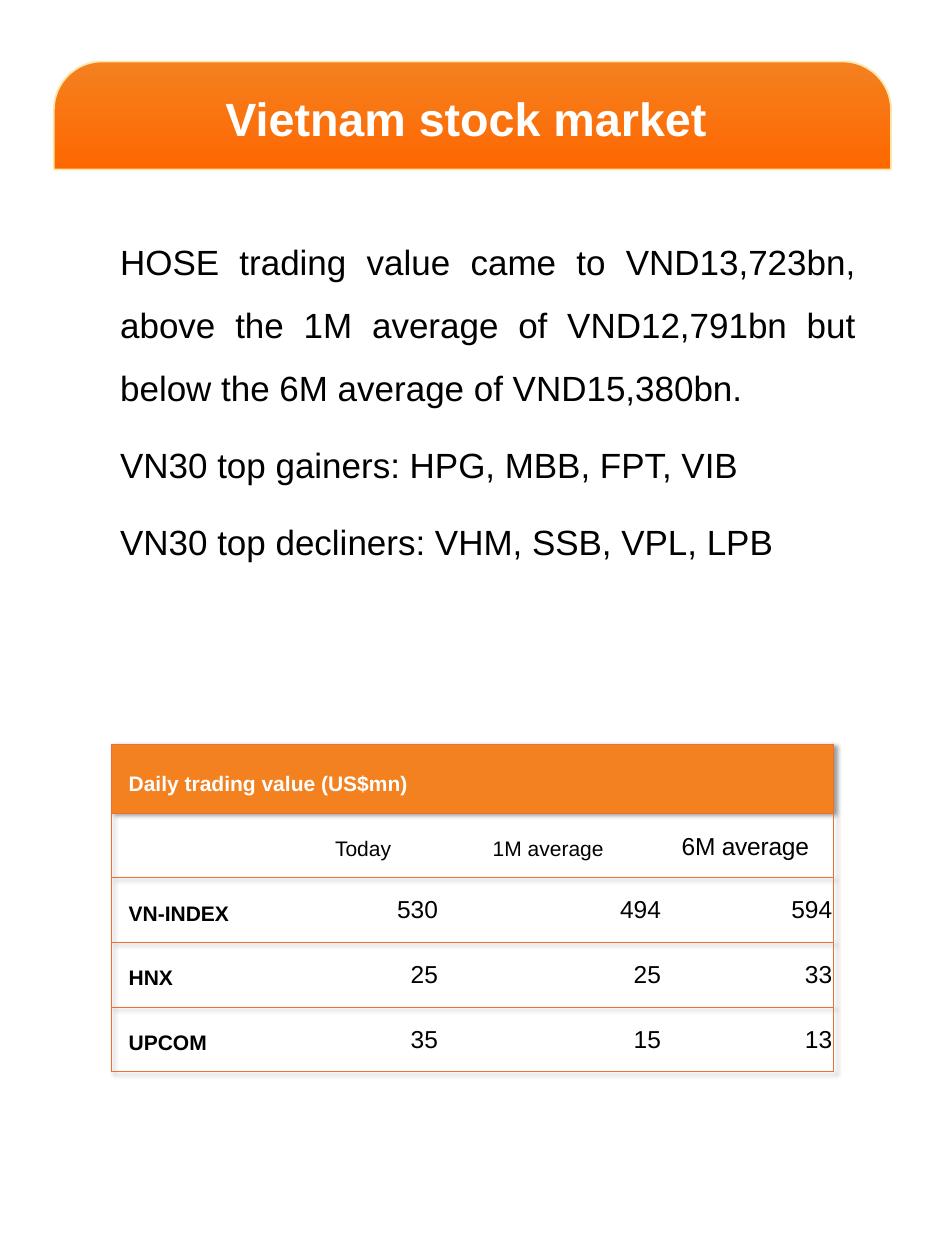
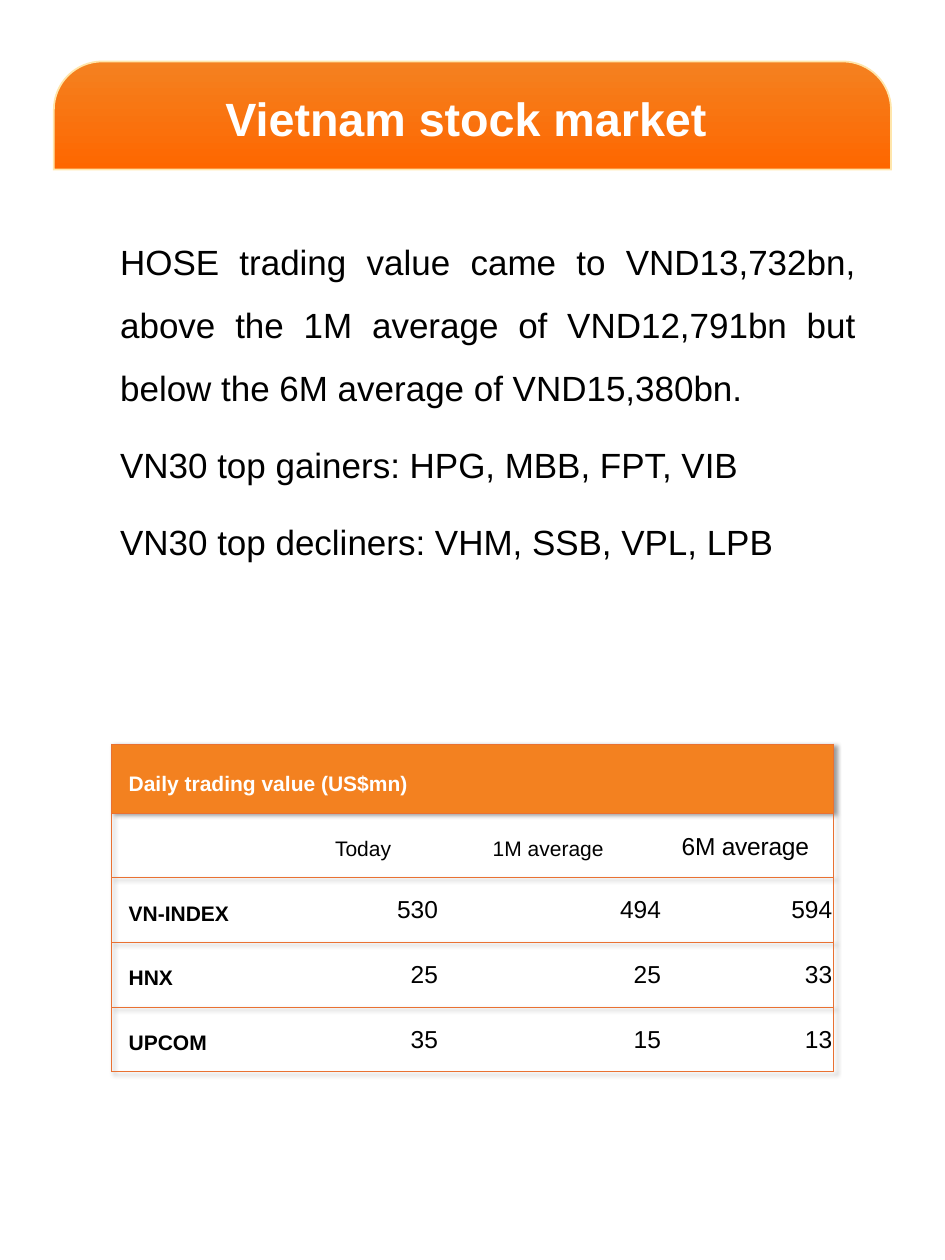
Before and after one commit to datquanton/verbose-guide, a slide deck: slide 3 of DailyReport_Mobile_EN_20261014.pptx. Drawn at 945x1260 pixels with LibreOffice and Linux fonts; fonts in the diff are those of the drawing; background and template pictures are left out. Boxes give left, top, right and bottom in pixels: in the first picture for what was removed or moved away, otherwise in the second. Text is boxed around its words. In the diff, an @@ line names an element or a change of style, - is before the commit and + after.

```diff
--- a/DailyReport_Mobile_EN_20261014.pptx
+++ b/DailyReport_Mobile_EN_20261014.pptx
@@ text at (x1=120, y1=249, x2=856, y2=408): text changed @@
-HOSE trading value came to VND13,723bn, above the 1M average of VND12,791bn but below the 6M average of VND15,380bn.
+HOSE trading value came to VND13,732bn, above the 1M average of VND12,791bn but below the 6M average of VND15,380bn.
```
Also in this commit, not shown: 2 other slides changed, 1 other file.
